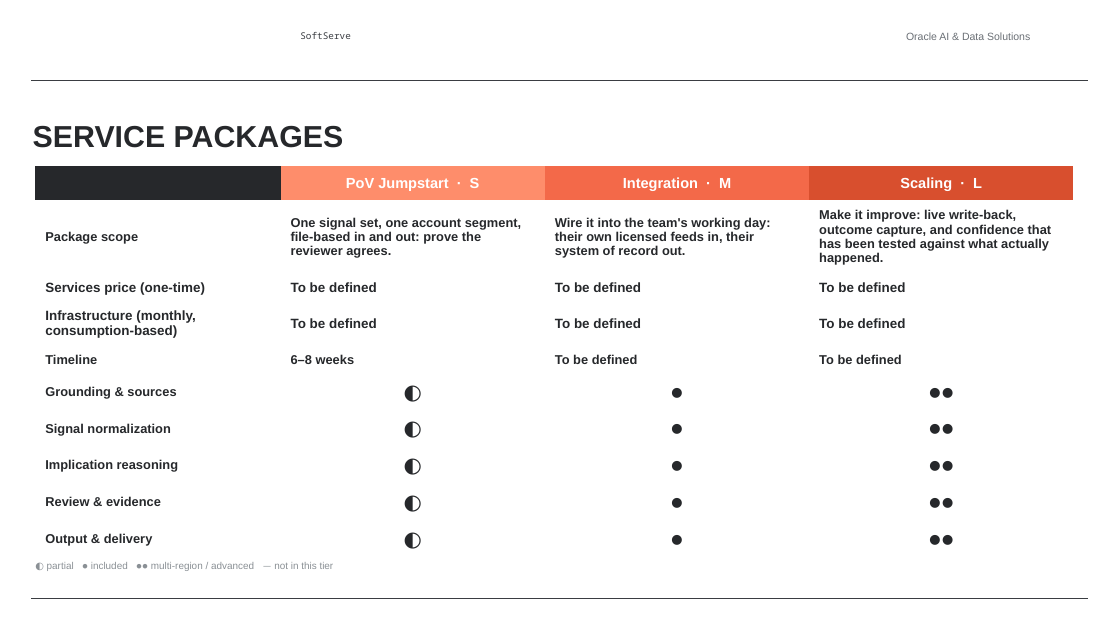
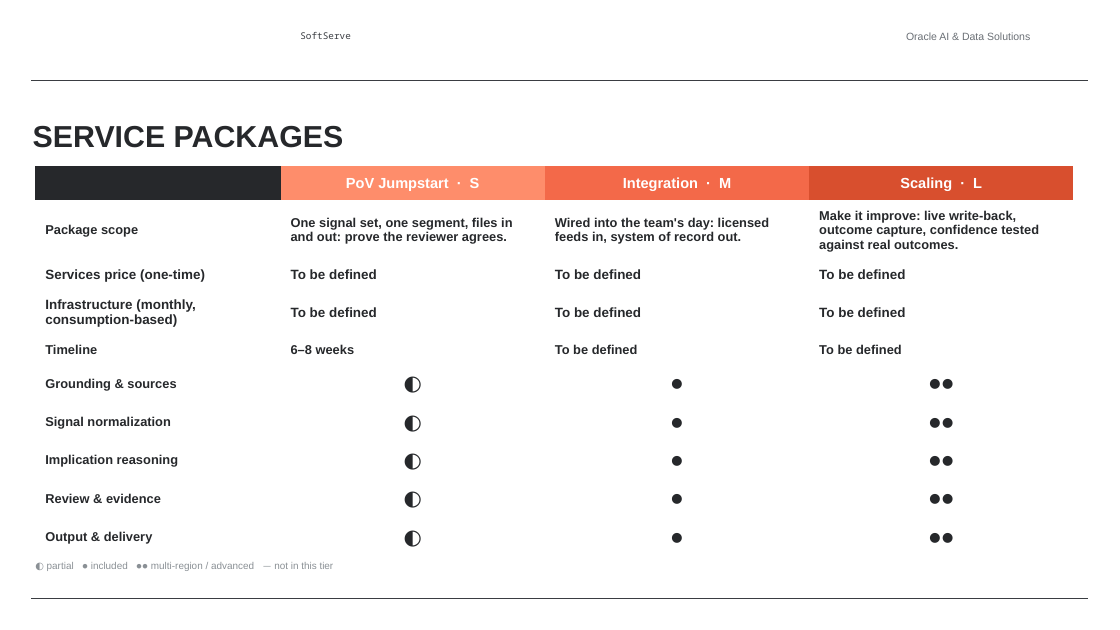
Before and after one commit to alexey-orlov/AO-Personal-OS, a slide deck: slide 9 of outputs/oracle-packs/account-insights/artifacts/account-insights-sales-deck.pptx. Drawn at 1120x630 pixels with LibreOffice and Linux fonts; fonts in the diff are those of the drawing; background and template pictures are left out. Boxes give left, top, right and bottom in pixels: in the first picture for what was removed or moved away, otherwise in the second. Text is boxed around its words. In the diff, an @@ line names an element or a change of style, - is before the commit and + after.

```diff
--- a/outputs/oracle-packs/account-insights/artifacts/account-insights-sales-deck.pptx
+++ b/outputs/oracle-packs/account-insights/artifacts/account-insights-sales-deck.pptx
@@ table at box(35, 166, 1075, 553) @@
-row 2: Package scope | One signal set, one account segment, file-based in and out: prove the reviewer agrees. | Wire it into the team's working day: their own licensed feeds in, their system of record out. | Make it improve: live write-back, outcome capture, and confidence that has been tested against what actually happened.
+row 2: Package scope | One signal set, one segment, files in and out: prove the reviewer agrees. | Wired into the team's day: licensed feeds in, system of record out. | Make it improve: live write-back, outcome capture, confidence tested against real outcomes.
```
Also in this commit, not shown: 5 other slides changed, 2 other files.
